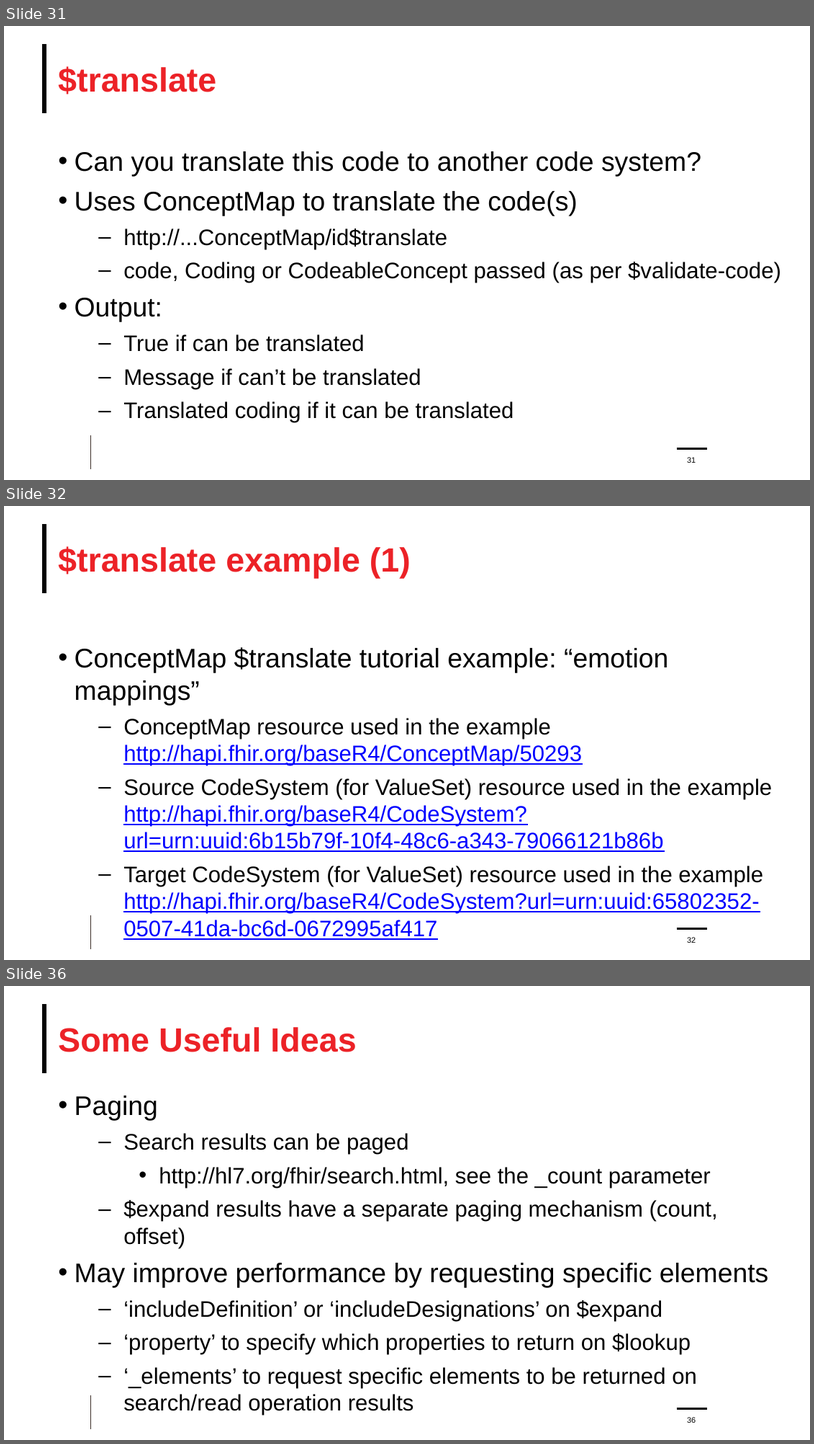
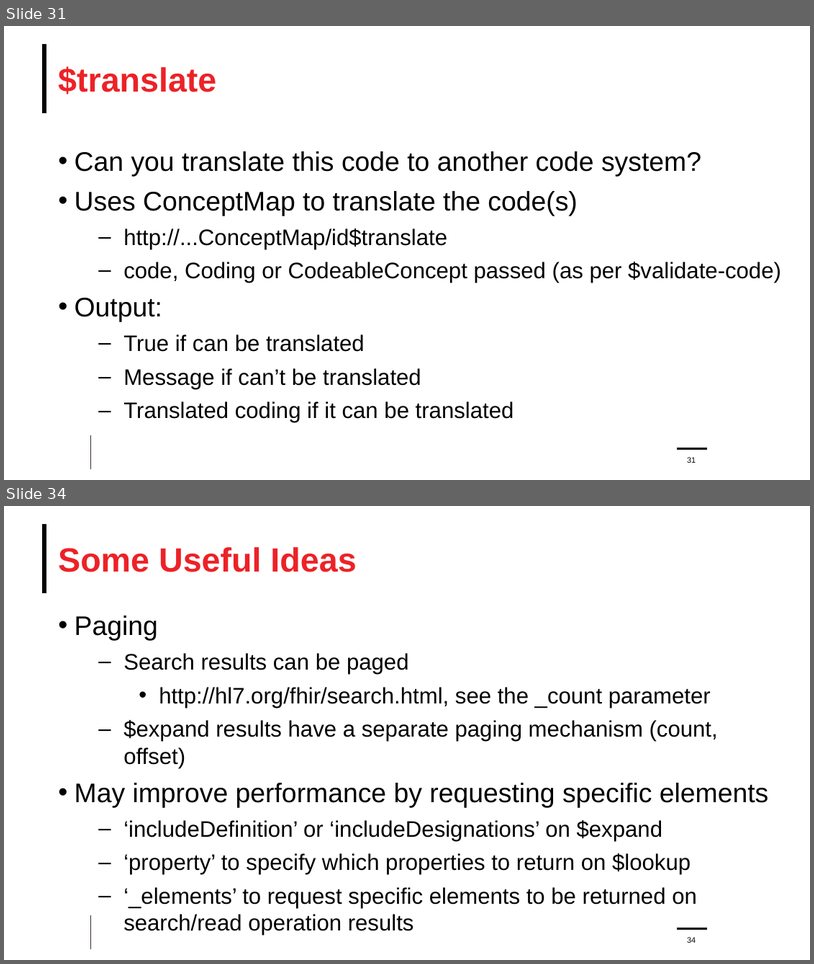
Before and after one commit to FHIR/documents, a slide deck: presentations/2021-11 Webinars/HL7 FHIR Terminology/FHIR-Terminology-Part-2-2021-12-01.pptx. Shown one above the other, each under a label of ours: slides 31, 32 and 36 before the commit, slides 31 and 34 after it; the slides between them are not shown. The pictures are 814x1444 and 814x964 pixels, drawn with LibreOffice and Linux fonts; fonts in the diff are those of the drawing; background and template pictures are left out. Boxes give left, top, right and bottom in pixels: in the first picture for what was removed or moved away, otherwise in the second. Text is boxed around its words. In the diff, an @@ line names an element or a change of style, - is before the commit and + after.

```diff
--- a/presentations/2021-11 Webinars/HL7 FHIR Terminology/FHIR-Terminology-Part-2-2021-12-01.pptx
+++ b/presentations/2021-11 Webinars/HL7 FHIR Terminology/FHIR-Terminology-Part-2-2021-12-01.pptx
@@ slide 32 removed at box(4, 506, 810, 960), background #FFFFFF; not listed: 3 template elements that a slide beside it also shows @@
@@ title removed at box(58, 546, 411, 579) @@
-$translate example (1)
@@ text removed at box(75, 647, 773, 914) @@
-• ConceptMap $translate tutorial example: “emotion mappings”
-  – ConceptMap resource used in the example
-    http://hapi.fhir.org/baseR4/ConceptMap/50293
-  – Source CodeSystem (for ValueSet) resource used in the example
-    http://hapi.fhir.org/baseR4/CodeSystem?url=urn:uuid:6b15b79f-10f4-48c6-a343-79066121b86b
-  – Target CodeSystem (for ValueSet) resource used in the example
-    http://hapi.fhir.org/baseR4/CodeSystem?url=urn:uuid:65802352-0507-41da-bc6d-0672995af417
@@ page number removed at box(687, 937, 696, 942) @@
-32
@@ what was slide 36 is now slide 34 @@
@@ page number at box(687, 937, 696, 942): text changed @@
-36
+34
```
Also in this commit, not shown: 14 slides changed, 7 slides added, 1 other slide removed.
